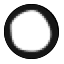
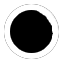
Revision of a layered 64px x 64px image; what changed, layer by layer:
hid "Vector Smart Object" over [4, 4, 59, 59]
added layer "Layer 1 copy" above "Layer 1" over [4, 4, 59, 59]
